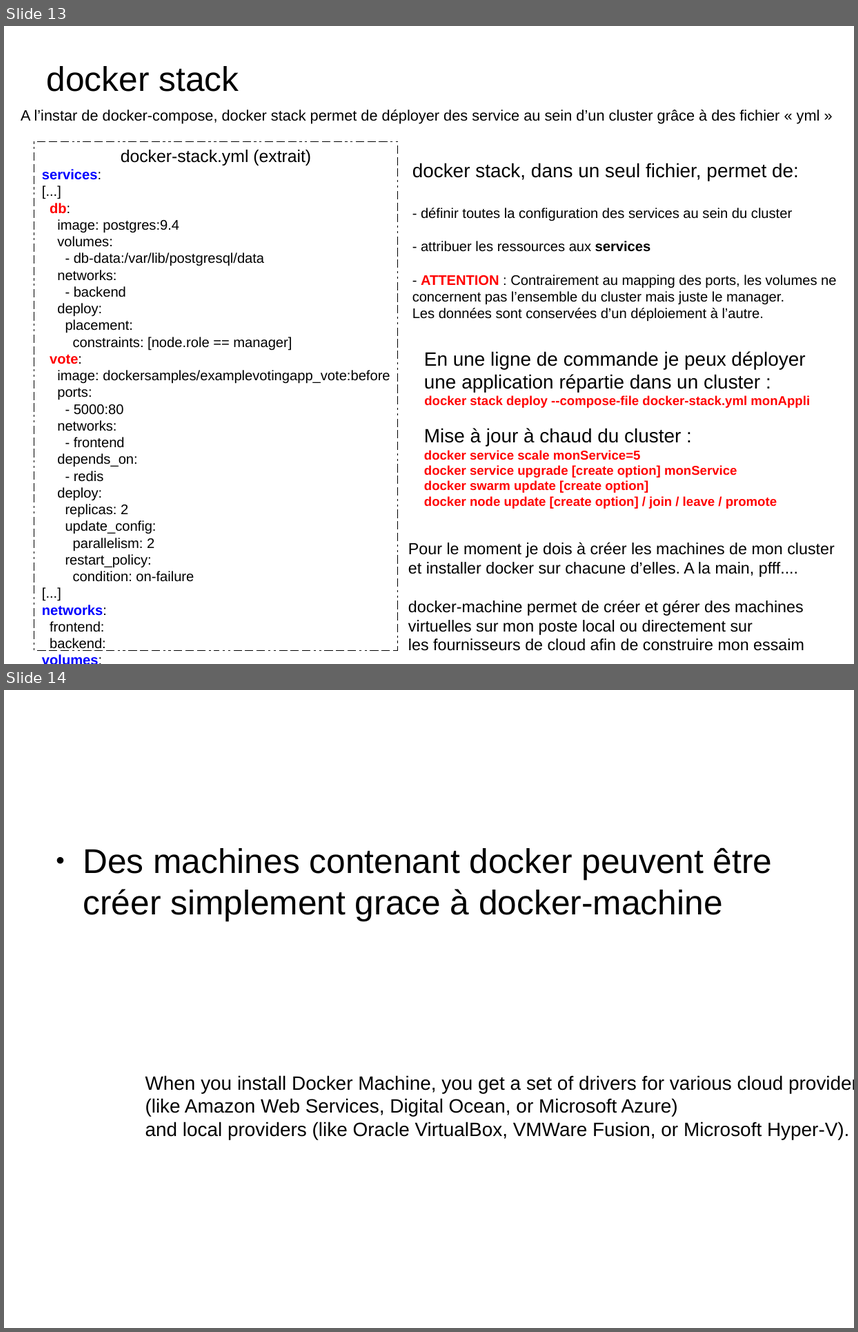
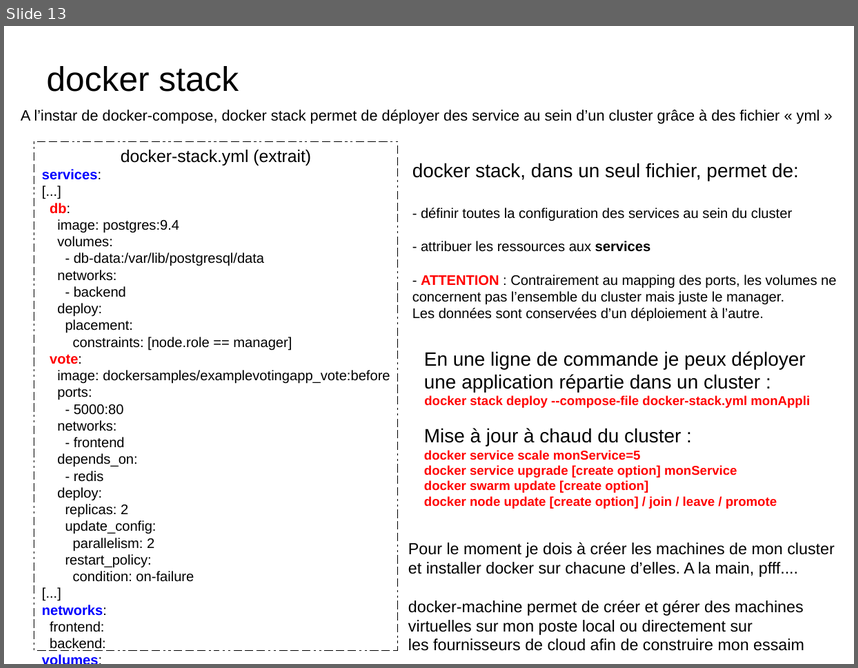
Before and after one commit to charleshuber/4t, a slide deck: presentation_smb215.odp. Shown one above the other, each under a label of ours: slides 13 and 14 before the commit, slide 13 after it. The pictures are 858x1332 and 858x668 pixels, drawn with LibreOffice and Linux fonts; fonts in the diff are those of the drawing. Boxes give left, top, right and bottom in pixels: in the first picture for what was removed or moved away, otherwise in the second. Text is boxed around its words. In the diff, an @@ line names an element or a change of style, - is before the commit and + after.

```diff
--- a/presentation_smb215.odp
+++ b/presentation_smb215.odp
@@ slide 14 removed at box(4, 690, 854, 1328), background #FFFFFF @@
@@ text removed at box(83, 847, 773, 921) @@
-● Des machines contenant docker peuvent être créer simplement grace à docker-machine
@@ text removed at box(145, 1075, 849, 1139) @@
-When you install Docker Machine, you get a set of drivers for various cloud providers
-(like Amazon Web Services, Digital Ocean, or Microsoft Azure)
-and local providers (like Oracle VirtualBox, VMWare Fusion, or Microsoft Hyper-V).
```
Also in this commit, not shown: 1 slide changed, 2 slides added, 2 other slides removed, 1 other file.
